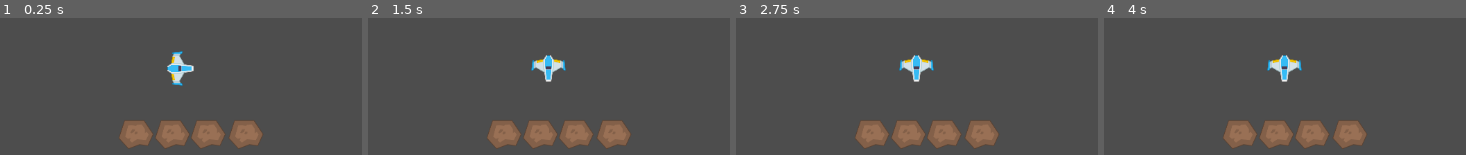
Above: before the commit, frames 1-4 (left to right).
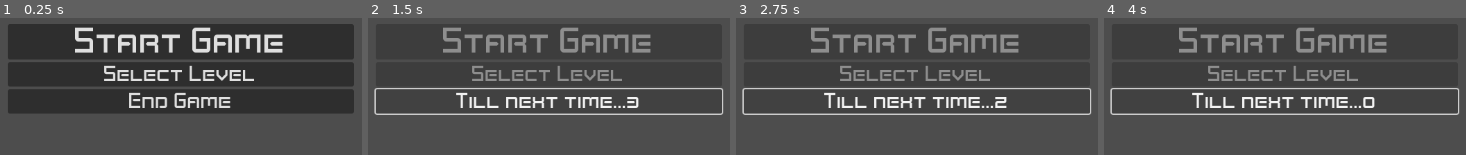
Above: after the commit, the same moments.

Repository: p-spohr/Godot-Components
Game: Godot game, scene res://StartMenu.tscn
Same seed, same stepped clock (60 frames per second), same inputs: the game is played once before the commit and once after it. Before the commit the project starts from res://test_map.tscn.
Inputs (mouse positions are in pixels of both pictures, inside the frame that each line leads up to):
- Up to frame 1 (0.25 s): no input
- Up to frame 2 (1.5 s): click (549, 74) at 0.5 s, where only the run after the commit has a clickable "Select Level"; click (549, 101) at 1.25 s, where only the run after the commit has a clickable "End Game"
- Up to frame 3 (2.75 s): click (917, 101) at 2 s, where only the run after the commit has a clickable "Till next time...2"
- Up to frame 4 (4 s): click (1285, 101) at 2.75 s, where only the run after the commit has a clickable "Till next time...2"; click (1285, 101) at 3.5 s, where only the run after the commit has a clickable "Till next time...1"

The runs differ from the first frame. In frame 1, 61% of the frame differs, in the area x 2-98%, y 4-95%; in frame 2, 15%; in frame 3, 15%; in frame 4, 15%.

Commit message:
create interactive menu to switch scenes

Diff:
--- a/Top Down/Astroid.tscn
+++ b/Top Down/Astroid.tscn
@@ -1,6 +1,6 @@
 [gd_scene load_steps=2 format=3 uid="uid://dq06evnvscnt7"]
 
-[ext_resource type="Texture2D" uid="uid://fe76mpodn3f4" path="res://Assets/Astroids/meteorBrown_big1.png" id="1_s8uq8"]
+[ext_resource type="Texture2D" uid="uid://fe76mpodn3f4" path="res://assets/astroids/meteorBrown_big1.png" id="1_s8uq8"]
 
 [node name="Astroid" type="StaticBody2D"]
 
--- a/Top Down/AstroidPull.tscn
+++ b/Top Down/AstroidPull.tscn
@@ -1,7 +1,7 @@
 [gd_scene load_steps=4 format=3 uid="uid://5aadiie064j"]
 
 [ext_resource type="Script" path="res://astroid_pull.gd" id="1_xbp0b"]
-[ext_resource type="Texture2D" uid="uid://fe76mpodn3f4" path="res://Assets/Astroids/meteorBrown_big1.png" id="1_y6so8"]
+[ext_resource type="Texture2D" uid="uid://fe76mpodn3f4" path="res://assets/astroids/meteorBrown_big1.png" id="1_y6so8"]
 
 [sub_resource type="CircleShape2D" id="CircleShape2D_kh7fw"]
 radius = 1151.01
--- a/Top Down/AstroidPush.tscn
+++ b/Top Down/AstroidPush.tscn
@@ -1,7 +1,7 @@
 [gd_scene load_steps=4 format=3 uid="uid://ci2hneoqm0ub6"]
 
 [ext_resource type="Script" path="res://astroid_push.gd" id="1_v0br3"]
-[ext_resource type="Texture2D" uid="uid://fe76mpodn3f4" path="res://Assets/Astroids/meteorBrown_big1.png" id="2_4cccc"]
+[ext_resource type="Texture2D" uid="uid://fe76mpodn3f4" path="res://assets/astroids/meteorBrown_big1.png" id="2_4cccc"]
 
 [sub_resource type="CircleShape2D" id="CircleShape2D_kh7fw"]
 radius = 1151.01
--- a/Top Down/PlayerShip.tscn
+++ b/Top Down/PlayerShip.tscn
@@ -1,7 +1,8 @@
-[gd_scene load_steps=3 format=3 uid="uid://dgh7w314elldg"]
+[gd_scene load_steps=4 format=3 uid="uid://dgh7w314elldg"]
 
-[ext_resource type="Texture2D" uid="uid://dkdi32vlrlfla" path="res://Assets/Player/playerShip1_blue.png" id="1_qpk2e"]
+[ext_resource type="Texture2D" uid="uid://dkdi32vlrlfla" path="res://assets/player/playerShip1_blue.png" id="1_qpk2e"]
 [ext_resource type="Script" path="res://ship.gd" id="1_sdl1h"]
+[ext_resource type="Theme" uid="uid://b6dswvdhomf68" path="res://space_theme.tres" id="2_47r5m"]
 
 [node name="PlayerShip" type="CharacterBody2D" groups=["player", "ships"]]
 motion_mode = 1
@@ -15,6 +16,22 @@
 polygon = PackedVector2Array(38, 9, 38, -8, 13, -13, 0, -35, 6, -44, 7, -50, -25, -47, -28, -14, -38, -7, -38, 7, -28, 14, -25, 47, 5, 50, 7, 45, 1, 35, 13, 13)
 
 [node name="Camera2D" type="Camera2D" parent="."]
+position = Vector2(-5, -10)
 zoom = Vector2(0.5, 0.5)
 position_smoothing_speed = 200.0
 rotation_smoothing_speed = 100.0
+
+[node name="CanvasLayer" type="CanvasLayer" parent="."]
+
+[node name="PanelContainer" type="PanelContainer" parent="CanvasLayer"]
+offset_left = 10.0
+offset_top = 18.0
+offset_right = 174.0
+offset_bottom = 58.0
+
+[node name="Button" type="Button" parent="CanvasLayer/PanelContainer"]
+layout_mode = 2
+theme = ExtResource("2_47r5m")
+text = "Quit Game"
+
+[connection signal="pressed" from="CanvasLayer/PanelContainer/Button" to="." method="_on_button_pressed"]
--- /dev/null
+++ b/Top Down/StartMenu.tscn
@@ -0,0 +1,62 @@
+[gd_scene load_steps=3 format=3 uid="uid://dch1nahe8faqq"]
+
+[ext_resource type="Theme" uid="uid://b6dswvdhomf68" path="res://space_theme.tres" id="1_iho1e"]
+[ext_resource type="Script" path="res://start_menu.gd" id="1_uf5re"]
+
+[node name="StartMenu" type="Control"]
+layout_mode = 3
+anchors_preset = 15
+anchor_right = 1.0
+anchor_bottom = 1.0
+grow_horizontal = 2
+grow_vertical = 2
+script = ExtResource("1_uf5re")
+
+[node name="MarginContainer" type="MarginContainer" parent="."]
+layout_mode = 1
+anchors_preset = 8
+anchor_left = 0.5
+anchor_top = 0.5
+anchor_right = 0.5
+anchor_bottom = 0.5
+offset_left = -449.5
+offset_top = -50.5
+offset_right = 449.5
+offset_bottom = 50.5
+grow_horizontal = 2
+grow_vertical = 2
+theme_override_constants/margin_left = 200
+theme_override_constants/margin_right = 200
+
+[node name="VBoxContainer" type="VBoxContainer" parent="MarginContainer"]
+layout_mode = 2
+theme = ExtResource("1_iho1e")
+
+[node name="StartButton" type="Button" parent="MarginContainer/VBoxContainer"]
+layout_mode = 2
+theme = ExtResource("1_iho1e")
+theme_type_variation = &"start_menu_buttons"
+text = "Start Game"
+
+[node name="SelectLevel" type="Button" parent="MarginContainer/VBoxContainer"]
+layout_mode = 2
+theme = ExtResource("1_iho1e")
+text = "Select Level"
+
+[node name="EndGame" type="Button" parent="MarginContainer/VBoxContainer"]
+layout_mode = 2
+theme = ExtResource("1_iho1e")
+text = "End Game"
+
+[node name="EndTimer" type="Timer" parent="."]
+wait_time = 3.0
+one_shot = true
+
+[node name="StartTimer" type="Timer" parent="."]
+wait_time = 3.0
+one_shot = true
+
+[connection signal="pressed" from="MarginContainer/VBoxContainer/StartButton" to="." method="_on_start_button_pressed"]
+[connection signal="pressed" from="MarginContainer/VBoxContainer/EndGame" to="." method="_on_end_game_pressed"]
+[connection signal="timeout" from="EndTimer" to="." method="_on_end_timer_timeout"]
+[connection signal="timeout" from="StartTimer" to="." method="_on_start_timer_timeout"]
--- a/Top Down/project.godot
+++ b/Top Down/project.godot
@@ -11,7 +11,7 @@
 [application]
 
 config/name="Top Down"
-run/main_scene="res://test_map.tscn"
+run/main_scene="res://StartMenu.tscn"
 config/features=PackedStringArray("4.2", "Forward Plus")
 
 [input]
--- a/Top Down/ship.gd
+++ b/Top Down/ship.gd
@@ -54,3 +54,7 @@
 	print(velocity)
 
 	move_and_slide()
+
+
+func _on_button_pressed() -> void:
+	get_tree().quit()
--- /dev/null
+++ b/Top Down/space_theme.tres
@@ -0,0 +1,8 @@
+[gd_resource type="Theme" load_steps=2 format=3 uid="uid://b6dswvdhomf68"]
+
+[ext_resource type="FontFile" uid="uid://dy0gtejxd4rvd" path="res://assets/font/Kenney Space.ttf" id="1_1omcj"]
+
+[resource]
+default_font = ExtResource("1_1omcj")
+start_menu_buttons/base_type = &"Button"
+start_menu_buttons/font_sizes/font_size = 26
--- /dev/null
+++ b/Top Down/start_menu.gd
@@ -0,0 +1,107 @@
+extends Control
+
+var end_timer : Timer
+var start_timer : Timer
+
+var end_text : String = "Till next time..."
+var start_text : String = "Here we go..."
+
+var ending_text : String
+var end_button : Button
+var starting_text : String
+var start_button : Button
+
+var end_time_to_wait : float
+var start_time_to_wait : float
+
+var test_arena_path : String
+
+var start_game : bool = false
+
+# Called when the node enters the scene tree for the first time.
+func _ready() -> void:
+
+	# path to test arena
+	test_arena_path = "res://test_map.tscn"
+
+	# get timer for when game is quit
+	end_timer = get_node("EndTimer")
+	start_timer = get_node("StartTimer")
+
+
+	# get button for ending the game
+	end_button = get_node("MarginContainer/VBoxContainer/EndGame")
+	start_button = get_node("MarginContainer/VBoxContainer/StartButton")
+
+
+# Called every frame. 'delta' is the elapsed time since the previous frame.
+func _process(delta: float) -> void:
+
+	# count down time after end timer starts
+	end_time_to_wait = end_timer.time_left
+
+	# if timer hasn't started then don't show changes
+	if end_time_to_wait != 0:
+
+		ending_text = show_ending(end_text, end_time_to_wait)
+		end_button.text = ending_text
+		get_node("MarginContainer/VBoxContainer/StartButton").disabled = true
+		get_node("MarginContainer/VBoxContainer/SelectLevel").disabled = true
+		# get_node("MarginContainer/VBoxContainer/EndGame").disabled = true
+
+
+	start_time_to_wait = start_timer.time_left
+
+	if start_time_to_wait != 0:
+
+		starting_text = begin_scene(start_text, start_time_to_wait)
+		start_button.text = starting_text
+		# get_node("MarginContainer/VBoxContainer/StartButton").disabled = true
+		get_node("MarginContainer/VBoxContainer/EndGame").disabled = true
+		get_node("MarginContainer/VBoxContainer/SelectLevel").disabled = true
+
+
+
+func _on_end_game_pressed() -> void:
+
+	if end_timer.is_stopped():
+		end_timer.start()
+
+
+func _on_end_timer_timeout() -> void:
+
+	end_game()
+
+
+func show_ending(show_text : String, wait_time) -> String:
+
+	wait_time = str(round(wait_time))
+
+	return show_text + wait_time
+
+
+func end_game() -> void:
+
+	get_tree().quit()
+
+
+func _on_start_button_pressed() -> void:
+
+	if start_timer.is_stopped():
+		start_timer.start()
+
+
+func begin_scene(show_text : String, wait_time) -> String:
+
+	wait_time = str(round(wait_time))
+
+	return show_text + wait_time
+
+func start_primary_scene(scene_path : String) -> void:
+
+	get_tree().change_scene_to_file(scene_path)
+
+
+func _on_start_timer_timeout() -> void:
+
+	start_primary_scene(test_arena_path)
--- /dev/null
+++ b/Top Down/test_map.gd
@@ -0,0 +1,17 @@
+extends Node2D
+
+
+# Called when the node enters the scene tree for the first time.
+func _ready() -> void:
+	pass # Replace with function body.
+
+
+# Called every frame. 'delta' is the elapsed time since the previous frame.
+func _process(delta: float) -> void:
+	pass
+
+
+
+
+func _on_button_pressed() -> void:
+	get_tree().quit()
--- a/Top Down/test_map.tscn
+++ b/Top Down/test_map.tscn
@@ -1,11 +1,13 @@
-[gd_scene load_steps=5 format=3 uid="uid://glksjggrnw8g"]
+[gd_scene load_steps=6 format=3 uid="uid://glksjggrnw8g"]
 
 [ext_resource type="PackedScene" uid="uid://dq06evnvscnt7" path="res://Astroid.tscn" id="1_htvwf"]
+[ext_resource type="Script" path="res://test_map.gd" id="1_xtgcj"]
 [ext_resource type="PackedScene" uid="uid://dgh7w314elldg" path="res://PlayerShip.tscn" id="1_xwfq3"]
 [ext_resource type="PackedScene" uid="uid://5aadiie064j" path="res://AstroidPull.tscn" id="3_6rtxo"]
 [ext_resource type="PackedScene" uid="uid://ci2hneoqm0ub6" path="res://AstroidPush.tscn" id="4_25c8i"]
 
 [node name="TestMap" type="Node2D"]
+script = ExtResource("1_xtgcj")
 
 [node name="PlayerShip" parent="." instance=ExtResource("1_xwfq3")]
 position = Vector2(618, 314)
Not shown, changed: Top Down/Assets/Astroids/meteorBrown_big1.png.import
Not shown, changed: Top Down/Assets/Astroids/meteorBrown_big2.png.import
Not shown, changed: Top Down/Assets/Astroids/meteorBrown_big3.png.import
Not shown, changed: Top Down/Assets/Astroids/meteorBrown_big4.png.import
Not shown, changed: Top Down/Assets/Astroids/meteorBrown_med1.png.import
Not shown, changed: Top Down/Assets/Astroids/meteorBrown_med3.png.import
Not shown, changed: Top Down/Assets/Astroids/meteorBrown_small1.png.import
Not shown, changed: Top Down/Assets/Astroids/meteorBrown_small2.png.import
Not shown, changed: Top Down/Assets/Astroids/meteorBrown_tiny1.png.import
Not shown, changed: Top Down/Assets/Astroids/meteorBrown_tiny2.png.import
Not shown, changed: Top Down/Assets/Astroids/meteorGrey_big1.png.import
Not shown, changed: Top Down/Assets/Astroids/meteorGrey_big2.png.import
(and 14 more such lines)
